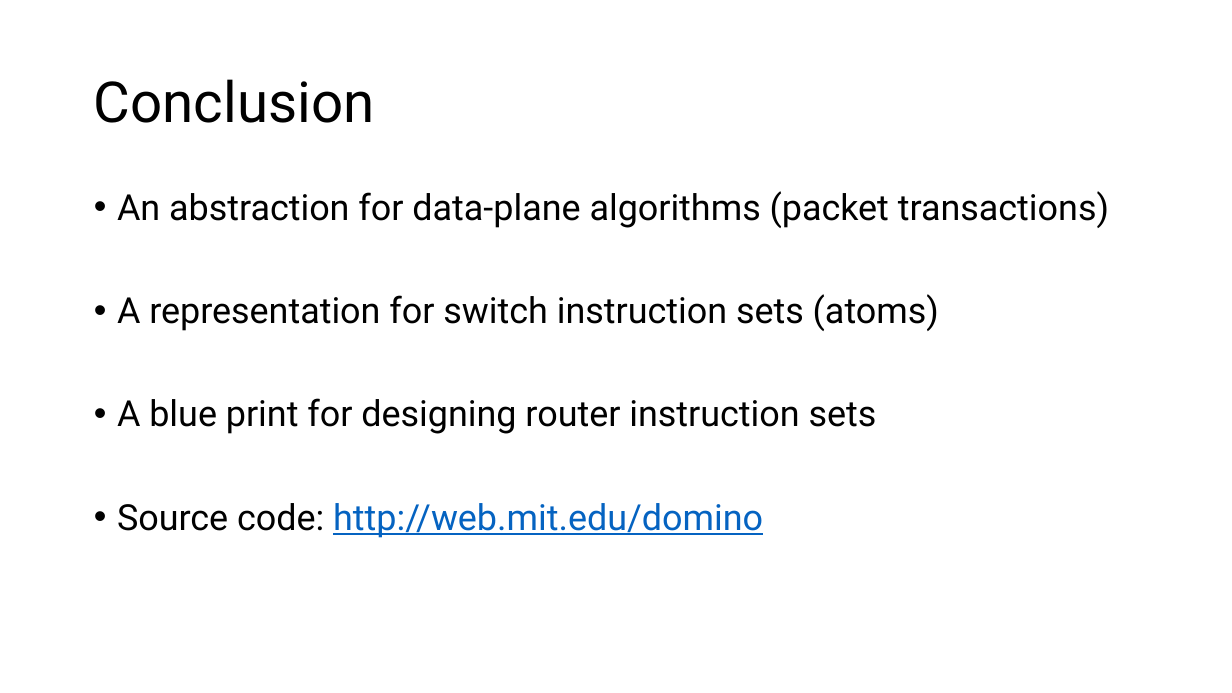
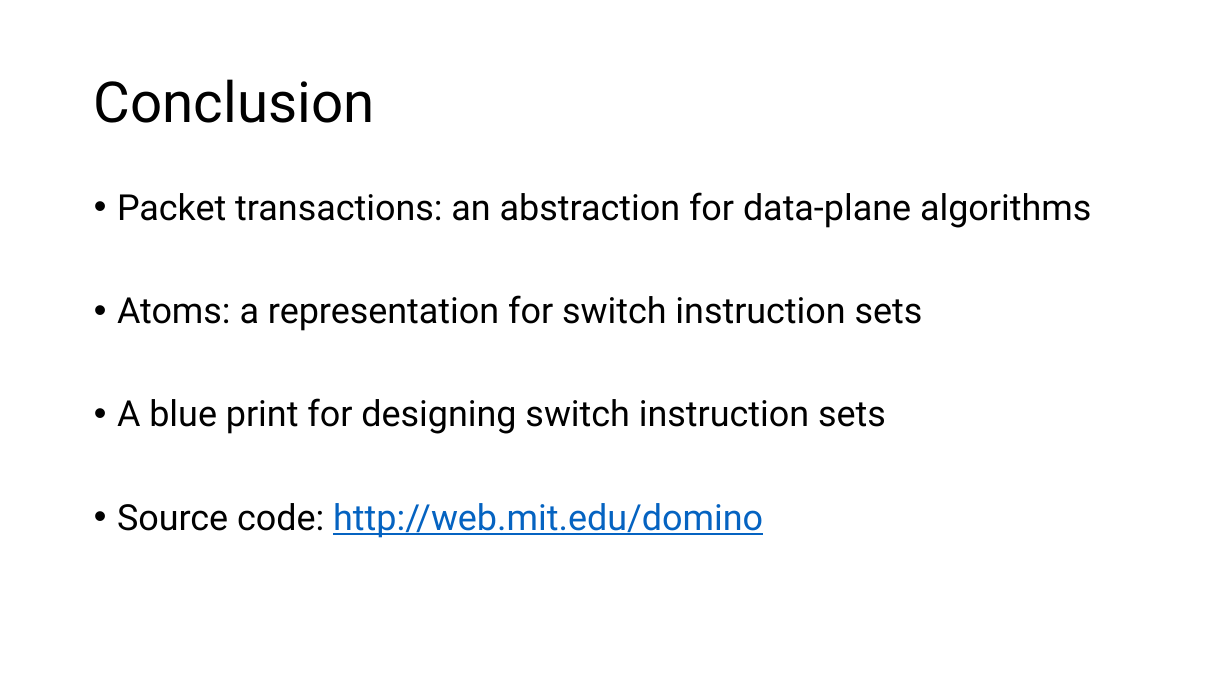
Before and after one commit to anirudhSK/pifo-domino-marple-ppts, a slide deck: slide 24 of domino_sigcomm.pptx (slide 25 before the commit). Drawn at 1232x693 pixels with LibreOffice and Linux fonts; fonts in the diff are those of the drawing. Boxes give left, top, right and bottom in pixels: in the first picture for what was removed or moved away, otherwise in the second. Text is boxed around its words. In the diff, an @@ line names an element or a change of style, - is before the commit and + after.

```diff
--- a/domino_sigcomm.pptx
+++ b/domino_sigcomm.pptx
@@ text at (117,192,1091,434): text changed @@
-• An abstraction for data-plane algorithms (packet transactions)
-• A representation for switch instruction sets (atoms)
-• A blue print for designing router instruction sets
+• Packet transactions: an abstraction for data-plane algorithms
+• Atoms: a representation for switch instruction sets
+• A blue print for designing switch instruction sets
```
Also in this commit, not shown: 7 other slides changed, 1 slide removed.
